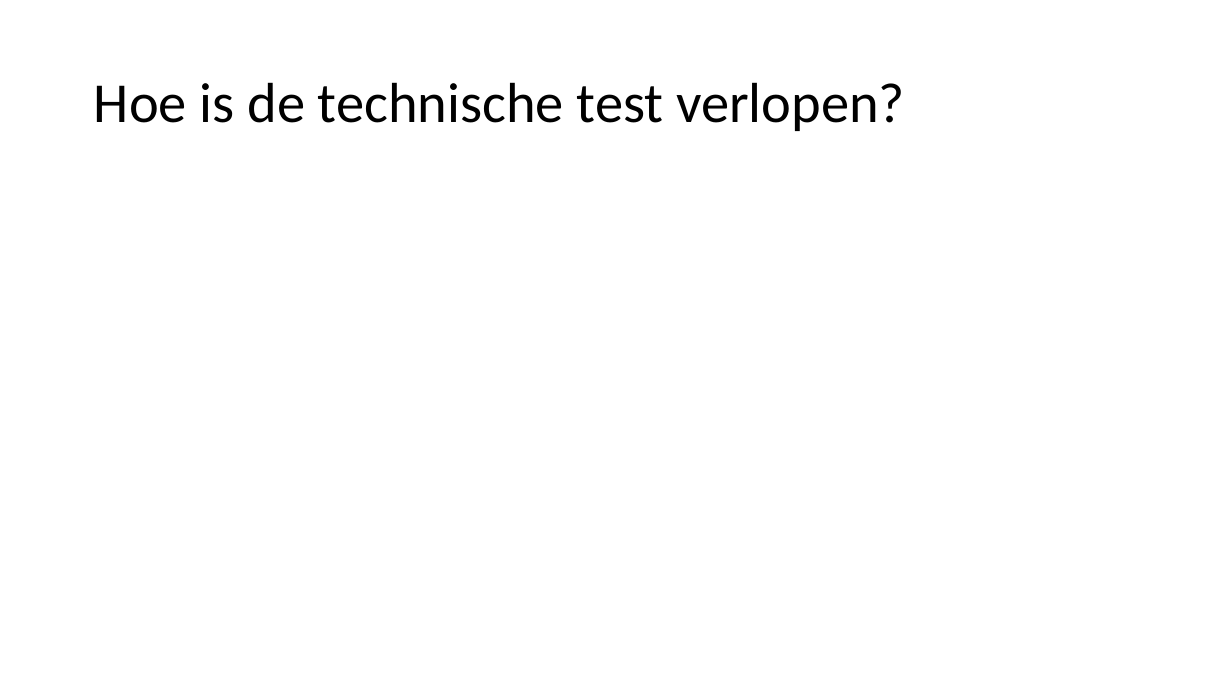
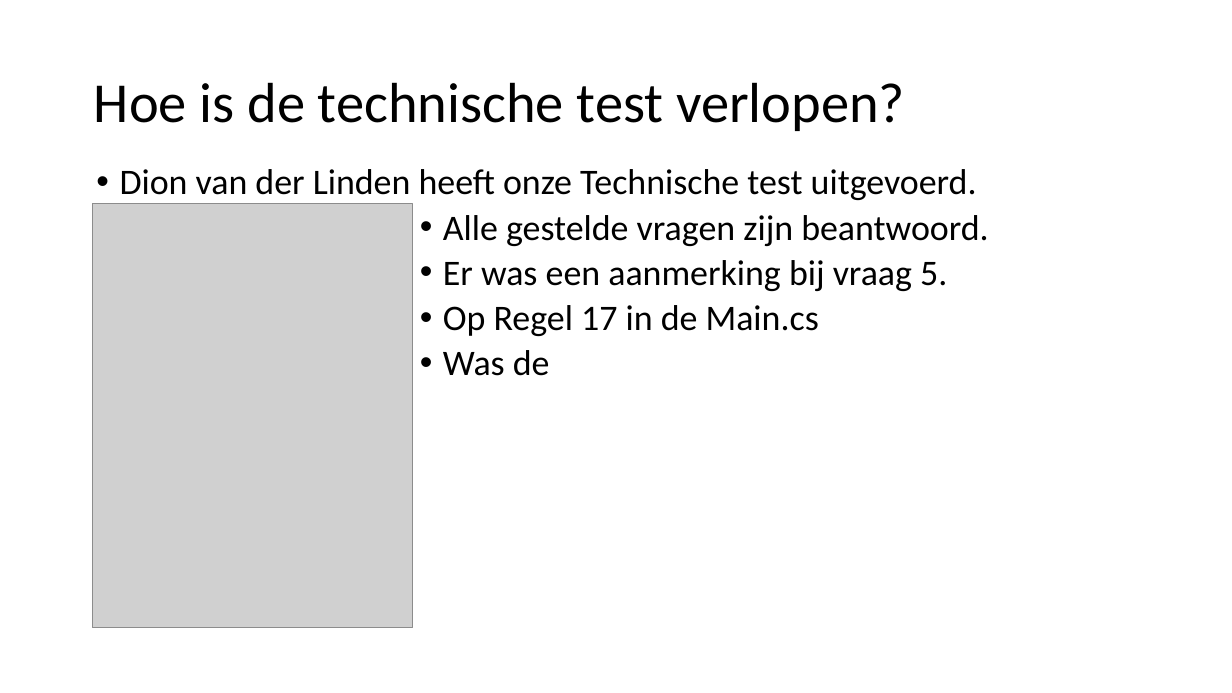
Before and after one commit to DeGokkers/De_Gokker, a slide deck: slide 6 of Project Files - Documentatie/Presentatie.pptx. Drawn at 1232x693 pixels with LibreOffice and Linux fonts; fonts in the diff are those of the drawing; grey boxes stand for pictures. Boxes give left, top, right and bottom in pixels: in the first picture for what was removed or moved away, otherwise in the second. Text is boxed around its words. In the diff, an @@ line names an element or a change of style, - is before the commit and + after.

```diff
--- a/Project Files - Documentatie/Presentatie.pptx
+++ b/Project Files - Documentatie/Presentatie.pptx
@@ text added at [120, 169, 989, 376], 28 pt, text #000000 @@
+• Dion van der Linden heeft onze Technische test uitgevoerd.
+              • Alle gestelde vragen zijn beantwoord.
+              • Er was een aanmerking bij vraag 5.
+              • Op Regel 17 in de Main.cs
+              • Was de
@@ picture added at [92, 203, 413, 628] @@
```
Also in this commit, not shown: 2 other files.
